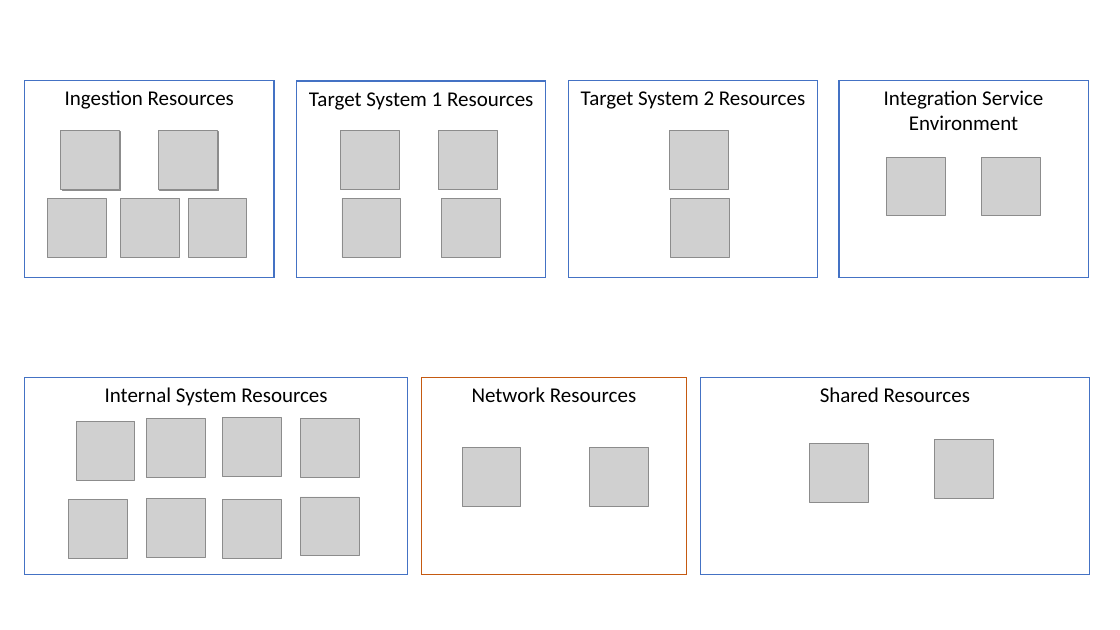
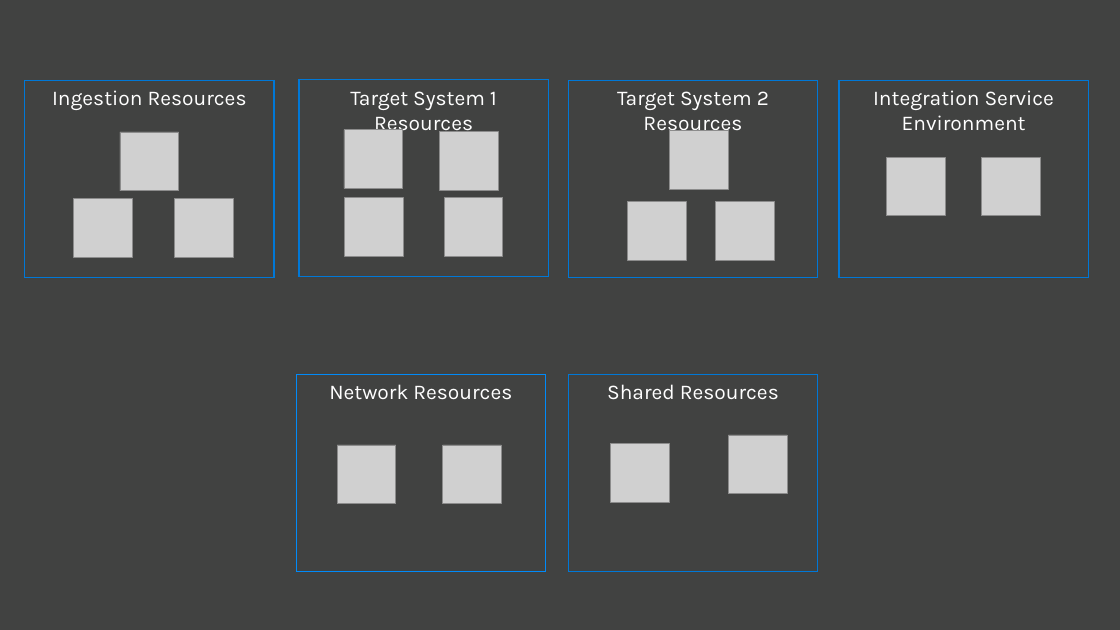
Before and after one commit to Azure-Samples/azure-logic-apps-pipeline-orchestration, a slide deck: slide 8 of resources/Diagrams.pptx (slide 3 before the commit). Drawn at 1120x630 pixels with LibreOffice and Linux fonts; fonts in the diff are those of the drawing; grey boxes stand for pictures. Boxes give left, top, right and bottom in pixels: in the first picture for what was removed or moved away, otherwise in the second. Text is boxed around its words. In the diff, an @@ line names an element or a change of style, - is before the commit and + after.

```diff
--- a/resources/Diagrams.pptx
+++ b/resources/Diagrams.pptx
@@ background #FFFFFF to #414241 @@
@@ font Calibri to Karla, text colour #000000 to #FFFFFF; fill #FFFFFF to #414241; outline #4472C4 1 pt to #0078D7 1 pt in 5 elements at <box>839,81,1089,277</box>, <box>25,81,275,277</box>, <box>569,81,818,277</box>, <box>569,375,818,571</box>, <box>299,80,549,276</box> @@
@@ picture removed at <box>61,131,120,190</box> @@
@@ picture: place and size @@
-picture at <box>62,132,121,191</box>
+picture at <box>120,132,179,191</box>
@@ picture removed at <box>159,131,218,190</box> @@
@@ picture removed at <box>160,132,218,191</box> @@
@@ picture: place and size @@
-picture at <box>47,198,106,257</box>
+picture at <box>74,198,133,257</box>
@@ picture: place and size @@
-picture at <box>121,198,180,257</box>
+picture at <box>175,198,234,257</box>
@@ picture: place and size @@
-picture at <box>188,198,247,257</box>
+picture at <box>628,202,686,260</box>
@@ picture: place and size @@
-picture at <box>671,198,730,257</box>
+picture at <box>716,202,775,260</box>
@@ rectangle removed at <box>25,378,408,575</box> @@
-Internal System Resources
@@ rectangle "Network Resources": place and size @@
-rectangle "Network Resources" at <box>422,378,686,575</box>
+rectangle "Network Resources" at <box>297,375,545,571</box>
@@ rectangle "Network Resources" at <box>297,375,545,571</box>: font Calibri to Karla, text colour #000000 to #FFFFFF; fill #FFFFFF to #414241; outline #C55A11 1 pt to #008AF9 1 pt @@
@@ rectangle "Shared Resources": place and size @@
-rectangle "Shared Resources" at <box>701,378,1091,575</box>
+rectangle "Shared Resources" at <box>569,375,818,571</box>
@@ picture removed at <box>146,418,205,477</box> @@
@@ picture removed at <box>223,418,281,477</box> @@
@@ picture removed at <box>300,418,359,477</box> @@
@@ picture removed at <box>76,422,135,481</box> @@
@@ picture: place and size @@
-picture at <box>462,448,521,507</box>
+picture at <box>337,445,396,504</box>
@@ picture: place and size @@
-picture at <box>590,448,649,507</box>
+picture at <box>443,445,502,504</box>
@@ picture: place and size @@
-picture at <box>810,444,869,502</box>
+picture at <box>611,444,670,502</box>
@@ picture: place and size @@
-picture at <box>934,439,993,498</box>
+picture at <box>728,435,787,494</box>
@@ picture removed at <box>68,500,127,559</box> @@
@@ picture removed at <box>146,498,205,557</box> @@
@@ picture removed at <box>223,500,281,559</box> @@
@@ picture removed at <box>300,497,359,556</box> @@
```
Also in this commit, not shown: 3 other slides changed, 8 slides added, 1 slide removed, 5 other files.
